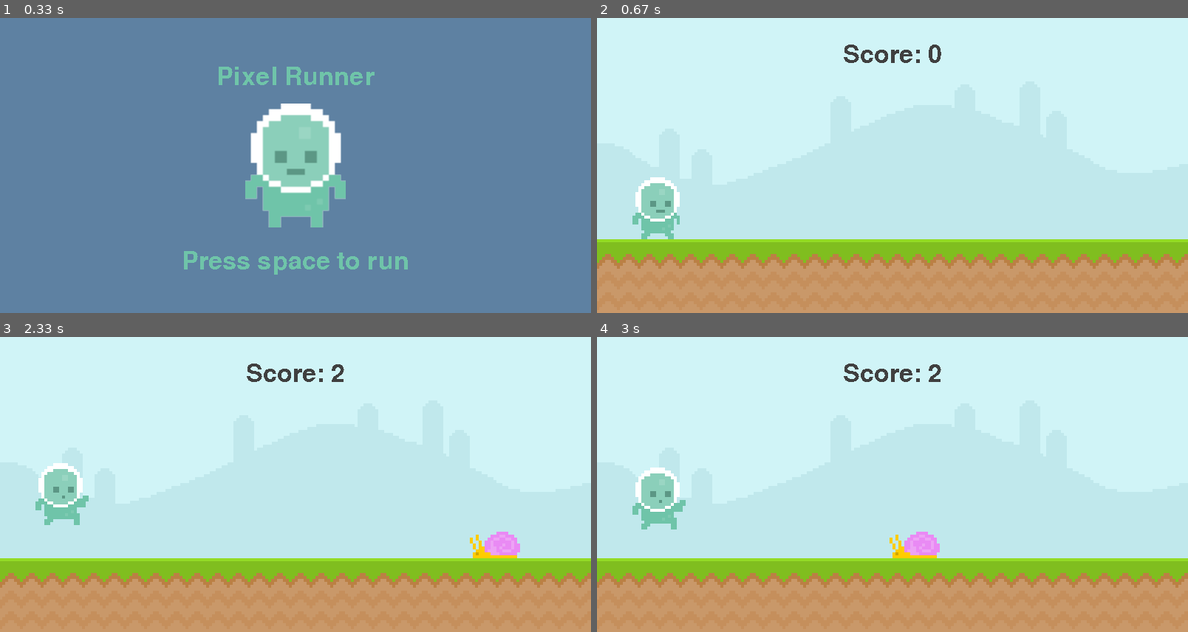
Above: before the commit, frames 1-4 (two rows, left to right).
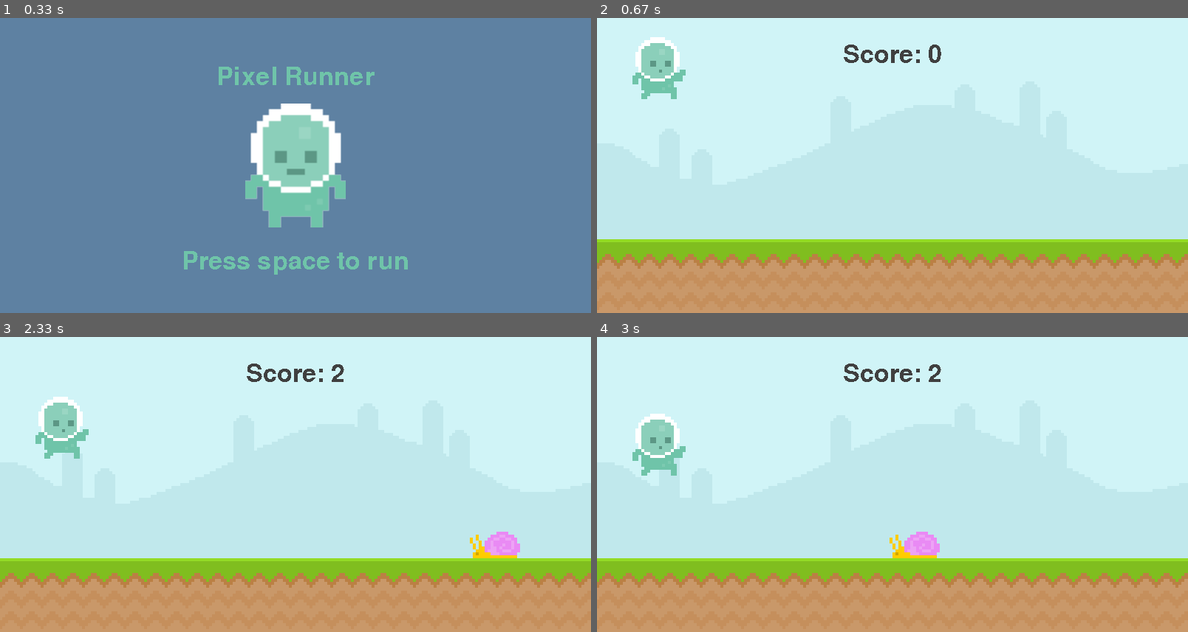
Above: after the commit, the same moments.

Repository: PhucApu/DoAnPythonhs
Game: pygame game, started from Pygame.py
Two runs of this game, one before a commit and one after it. Both use one fixed random seed, a clock stepped at 60 frames per second and the inputs below.
Inputs:
- Up to frame 1 (0.33 s): no input
- Up to frame 2 (0.67 s): tap Space at 0.33 s
- Up to frame 3 (2.33 s): tap Space at 2.17 s
- Up to frame 4 (3 s): tap Space at 2.57, 2.87 s

Frame 1 is identical in both runs. In frame 2, 2.6% of the frame differs, in the area x 6-15%, y 6-75%; in frame 3, 2.6%, in the area x 6-15%, y 20-64%; in frame 4, 2.6%.

Commit message:
Update 26/9/2023

Diff:
--- a/Pygame.py
+++ b/Pygame.py
@@ -261,7 +261,7 @@
 	def player_input(self):
 		keys = pygame.key.get_pressed()
 		if keys[pygame.K_SPACE] and self.rect.bottom >= 300:
-			self.gravity = -10
+			self.gravity = -20
 			self.jump_sound.play()
 
 	def apply_gravity(self):
@@ -344,11 +344,11 @@
 # 	return True
 
 def collision_sprite():
-	# if pygame.sprite.spritecollide(player.sprite,obstacle_group,False):
-	# 	obstacle_group.empty()
-	# 	return False
-	# else: return True
-       return True
+	if pygame.sprite.spritecollide(player.sprite,obstacle_group,False):
+		obstacle_group.empty()
+		return False
+	else: return True
+       # return True
 
 # def player_animation():
 # 	global player_surf, player_index
--- a/hello.py
+++ b/hello.py
@@ -237,7 +237,7 @@
 # for i in temp:
 #        print(i)
 
-#----------------------------------- Distionary (giống map) ---------------------------------------------------
+#----------------------------------- Dictionary (giống map) ---------------------------------------------------
 # Map : giống set  , những được lưu trữ dưới dạng cặp key và value
 # food = {"USA" : "My" , "VN":"Viet nam" , "JP":"Japan"}
 # food.update({"TL":"Thai lan"})     # them 1 key-value moi
